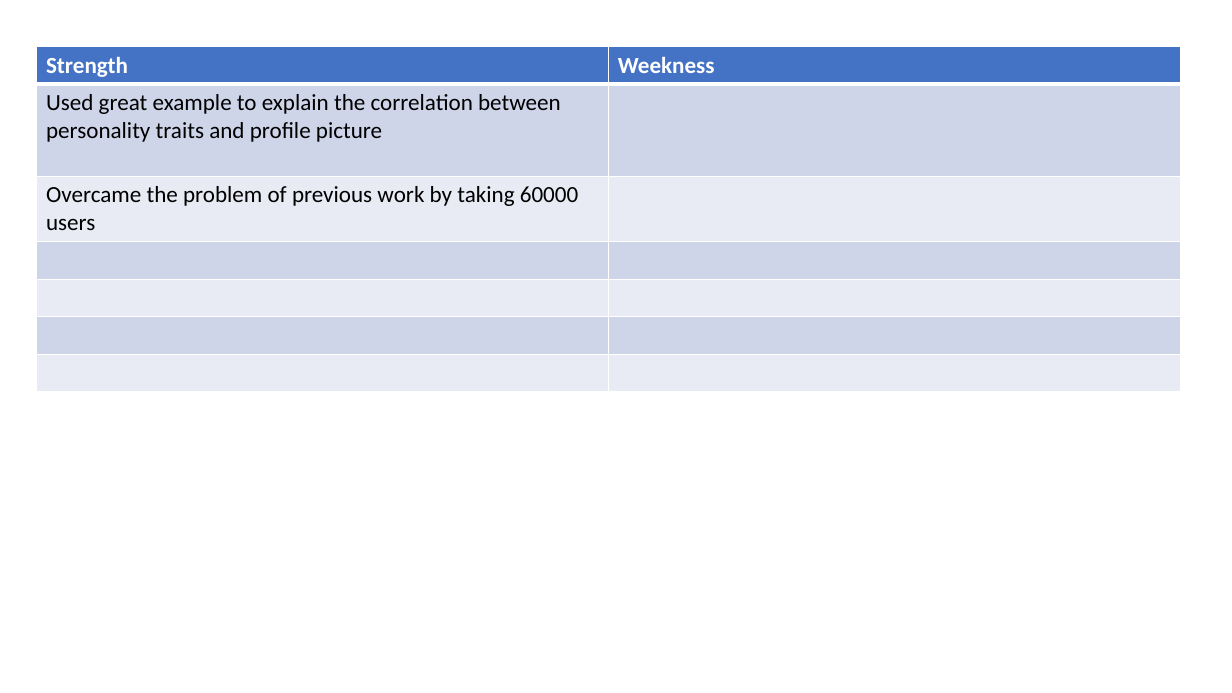
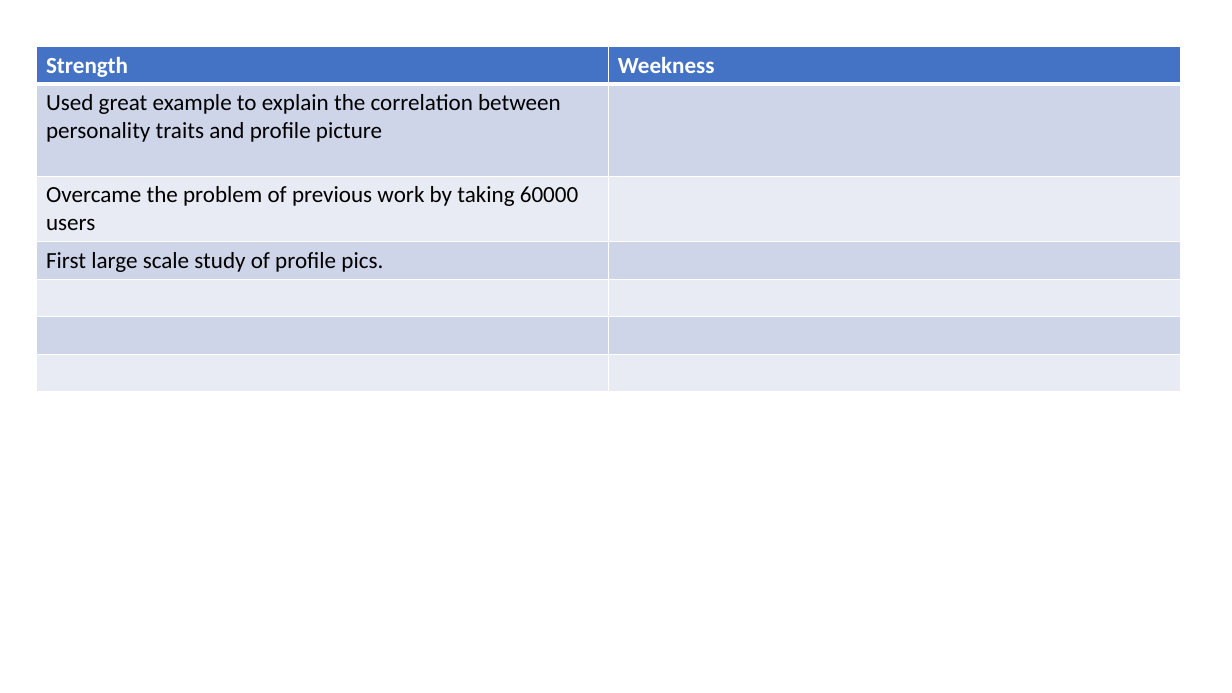
Before and after one commit to Sandhya-Bairi/USU-Assignments-and-Projects, a slide deck: slide 25 of CS 6675 - Advance Data Science/Practicum/Presentation.pptx (slide 17 before the commit). Drawn at 1232x693 pixels with LibreOffice and Linux fonts; fonts in the diff are those of the drawing. Boxes give left, top, right and bottom in pixels: in the first picture for what was removed or moved away, otherwise in the second. Text is boxed around its words. In the diff, an @@ line names an element or a change of style, - is before the commit and + after.

```diff
--- a/CS 6675 - Advance Data Science/Practicum/Presentation.pptx
+++ b/CS 6675 - Advance Data Science/Practicum/Presentation.pptx
@@ table at <box>37,46,1181,390</box> @@
+row 4: First large scale study of profile pics. | 
-row 7:  | 
```
Also in this commit, not shown: 1 other slide changed, 8 slides added, 32 other files.
